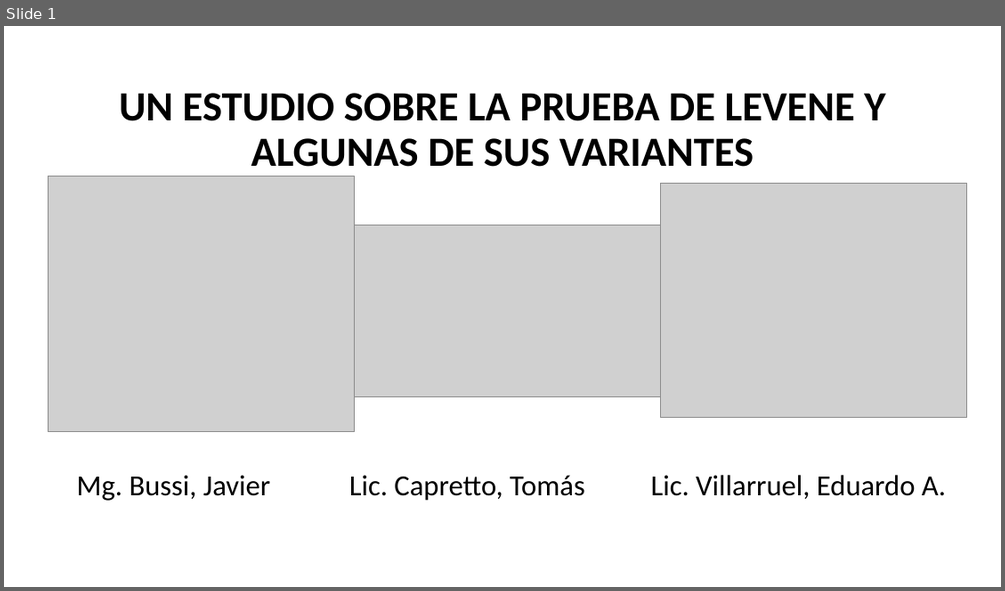
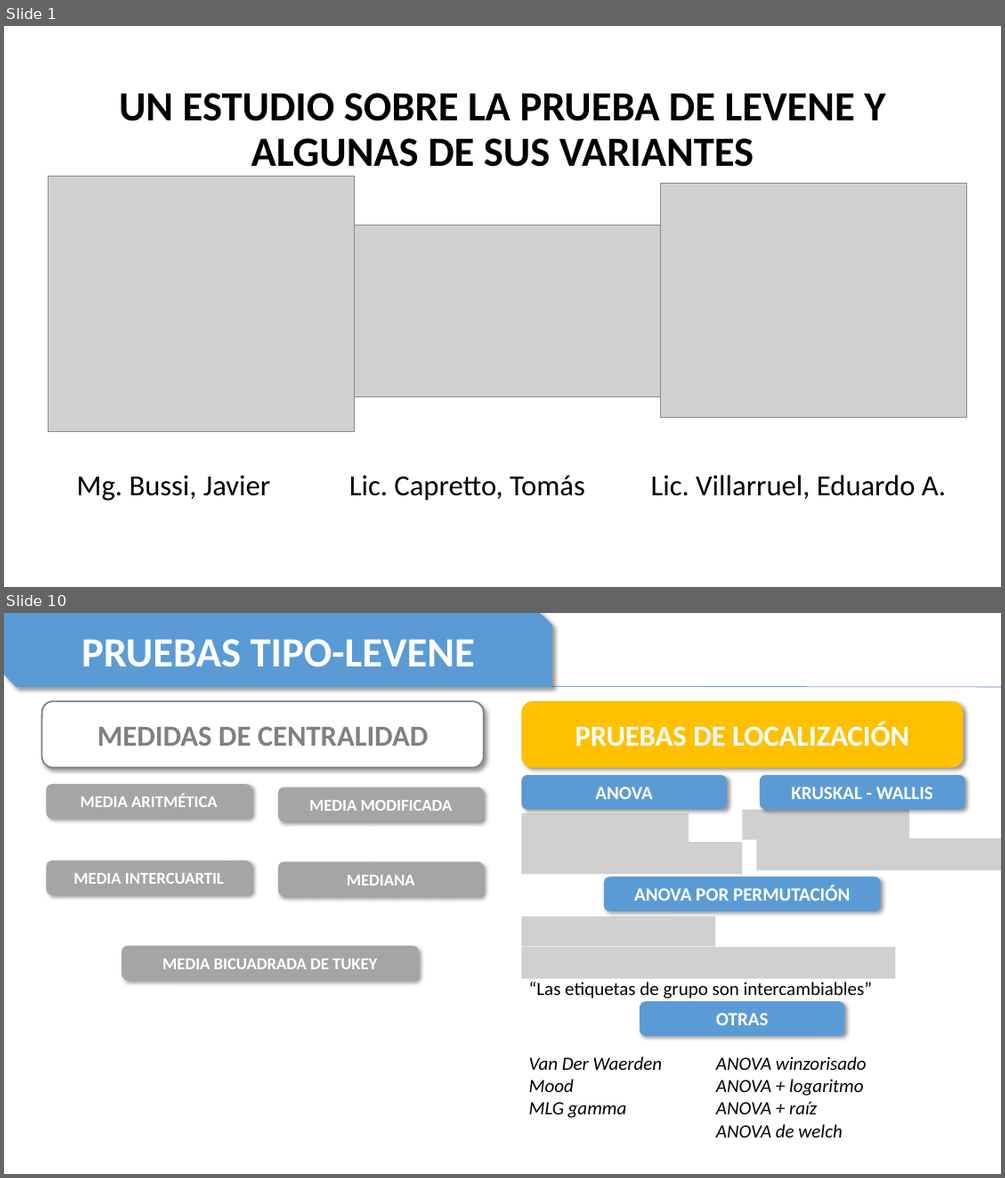
Before and after one commit to TheNaranjero/sae-2026, a slide deck: Presentation1.pptx. Shown one above the other, each under a label of ours: slide 1 before the commit, slides 1 and 10 after it; the slides between them are not shown. The pictures are 1005x591 and 1005x1178 pixels, drawn with LibreOffice and Linux fonts; fonts in the diff are those of the drawing; grey boxes stand for pictures. Boxes give left, top, right and bottom in pixels: in the first picture for what was removed or moved away, otherwise in the second. Text is boxed around its words. In the diff, an @@ line names an element or a change of style, - is before the commit and + after.

```diff
--- a/Presentation1.pptx
+++ b/Presentation1.pptx
@@ slide 10 added at <box>4,613,1001,1174</box>, background #FFFFFF @@
@@ snip diag rect added at <box>4,613,552,687</box>, fill #5B9BD5, 40 pt, text #FFFFFF, bold @@
+PRUEBAS TIPO-LEVENE
@@ line added from (21, 686) to (1001, 687), #4472C4 0.5 pt @@
@@ rounded rectangle added at <box>42,701,484,768</box>, fill #FFFFFF, outline #808080 1.5 pt, 28 pt, text #808080, bold @@
+MEDIDAS DE CENTRALIDAD
@@ rounded rectangle added at <box>521,701,963,768</box>, fill #FFC000, 28 pt, text #FFFFFF, bold @@
+PRUEBAS DE LOCALIZACIÓN
@@ rounded rectangle added at <box>46,784,251,819</box>, fill #A5A5A5, 16 pt, text #FFFFFF, bold @@
+MEDIA ARITMÉTICA
@@ rounded rectangle added at <box>278,787,484,821</box>, fill #A5A5A5, 16 pt, text #FFFFFF, bold @@
+MEDIA MODIFICADA
@@ rounded rectangle added at <box>521,775,727,810</box>, fill #5B9BD5, 18 pt, text #FFFFFF, bold @@
+ANOVA
@@ rounded rectangle added at <box>760,775,966,810</box>, fill #5B9BD5, 18 pt, text #FFFFFF, bold @@
+KRUSKAL - WALLIS
@@ picture added at <box>521,813,688,844</box> @@
@@ picture added at <box>742,810,909,840</box> @@
@@ picture added at <box>521,842,742,874</box> @@
@@ picture added at <box>757,838,1001,870</box> @@
@@ rounded rectangle added at <box>46,860,251,895</box>, fill #A5A5A5, 16 pt, text #FFFFFF, bold @@
+MEDIA INTERCUARTIL
@@ rounded rectangle added at <box>278,862,484,896</box>, fill #A5A5A5, 16 pt, text #FFFFFF, bold @@
+MEDIANA
@@ rounded rectangle added at <box>604,877,881,911</box>, fill #5B9BD5, 18 pt, text #FFFFFF, bold @@
+ANOVA POR PERMUTACIÓN
@@ picture added at <box>521,916,715,946</box> @@
@@ rounded rectangle added at <box>121,946,418,981</box>, fill #A5A5A5, 16 pt, text #FFFFFF, bold @@
+MEDIA BICUADRADA DE TUKEY
@@ picture added at <box>521,947,896,979</box> @@
@@ text added at <box>529,981,873,998</box>, 18 pt, text #000000 @@
+“Las etiquetas de grupo son intercambiables”
@@ rounded rectangle added at <box>639,1001,844,1036</box>, fill #5B9BD5, 18 pt, text #FFFFFF, bold @@
+OTRAS
@@ text added at <box>529,1056,662,1118</box>, 18 pt, text #000000, italic @@
+Van Der Waerden
+Mood
+MLG gamma
@@ text added at <box>716,1056,866,1137</box>, 18 pt, text #000000, italic @@
+ANOVA winzorisado
+ANOVA + logaritmo
+ANOVA + raíz
+ANOVA de welch
```
Also in this commit, not shown: 7 slides changed, 3 other slides added.
